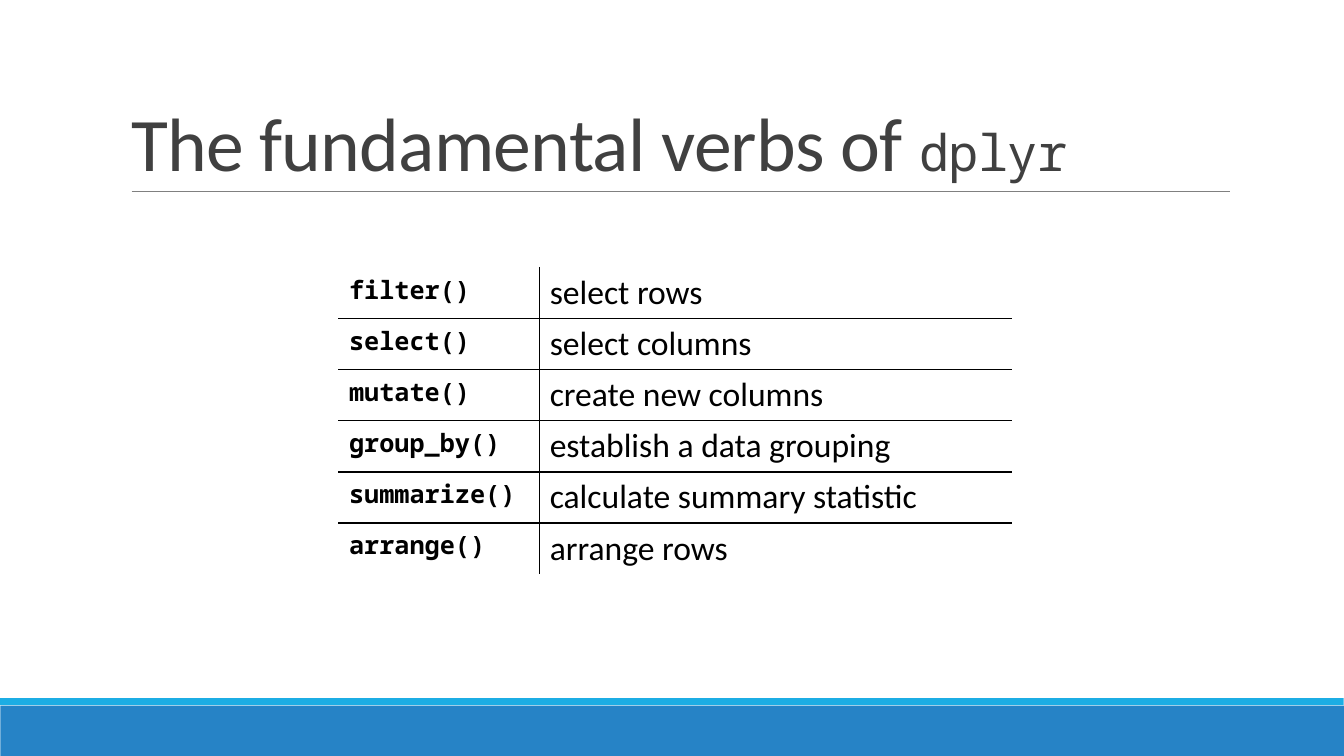
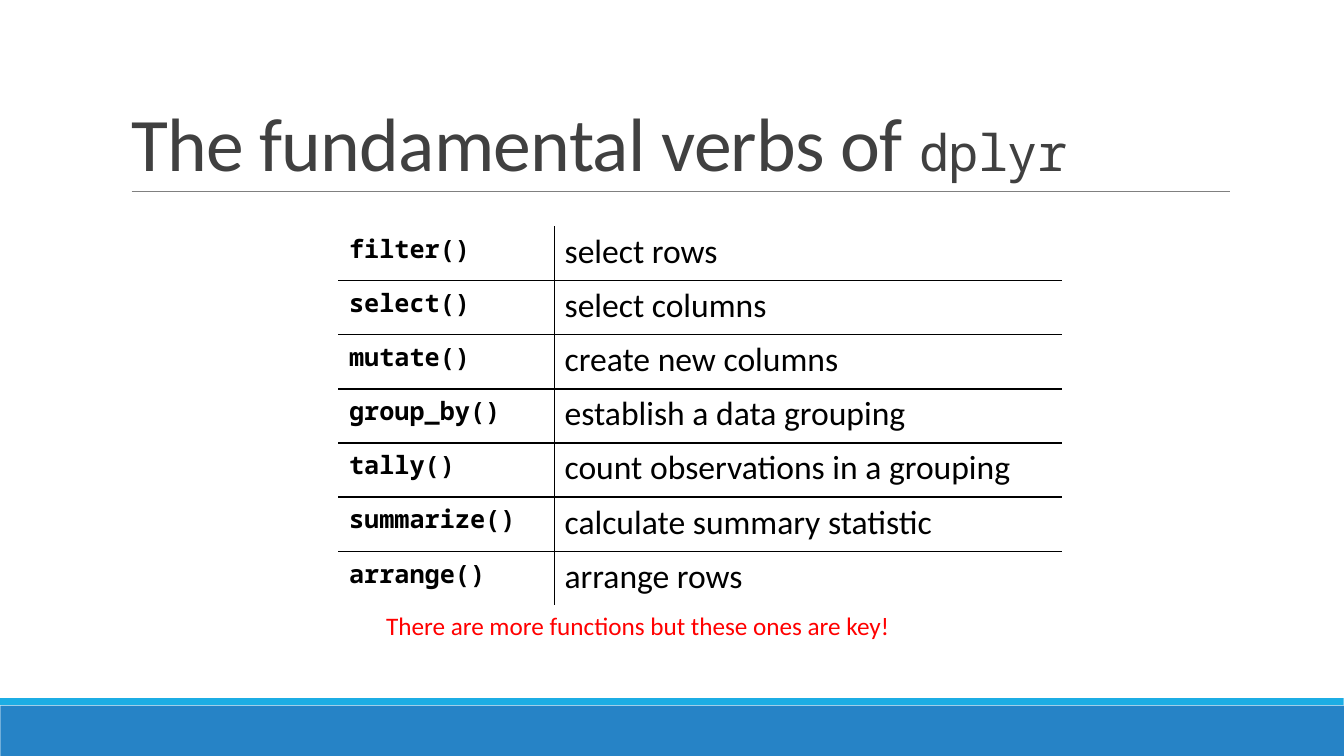
Before and after one commit to sjspielman/bio5312_fall2017, a slide deck: slide 5 of slides/day2_intro_to_tidyverse.pptx. Drawn at 1344x756 pixels with LibreOffice and Linux fonts; fonts in the diff are those of the drawing. Boxes give left, top, right and bottom in pixels: in the first picture for what was removed or moved away, otherwise in the second. Text is boxed around its words. In the diff, an @@ line names an element or a change of style, - is before the commit and + after.

```diff
--- a/slides/day2_intro_to_tidyverse.pptx
+++ b/slides/day2_intro_to_tidyverse.pptx
@@ table at bbox=[339, 227, 1062, 605] @@
+row 5: tally() | count observations in a grouping
@@ table: place and size @@
-table at bbox=[339, 267, 1011, 570]
+table at bbox=[339, 227, 1062, 605]
@@ text added at bbox=[386, 617, 889, 639], 18 pt, text #FF0000 @@
+There are more functions but these ones are key!
```
Also in this commit, not shown: 3 other slides changed, 9 slides added, 9 other files.
